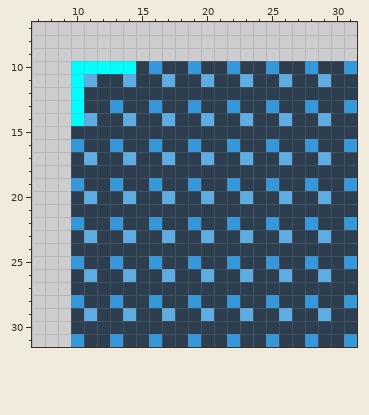
One commit to this pixel-art sprite: Assets/Sprites/Environment/Walls/inside_corner.png. The first picture shows the starting point.
The file is 32x32 pixels. Shown: x 7..31, y 7..31.
And afterwards:
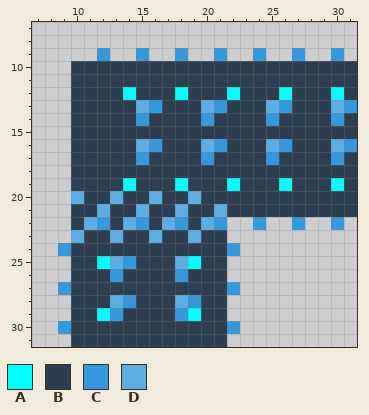
Palette (. is transparent): A #00ffff  B #2c3e50  C #3498db  D #5dade2
Change:
y 9: x 12 . -> C; x 15 . -> C; x 18 . -> C; x 21 . -> C; x 24 . -> C; x 27 . -> C; x 30 . -> C
y 10: x 10..14 AAAAA -> BBBBB; x 16 C -> B; x 19 C -> B; x 22 C -> B; x 25 C -> B; x 28 C -> B; x 31 C -> B
y 11: x 10..11 AD -> BB; x 14 D -> B; x 17 D -> B; x 20 D -> B; x 23 D -> B; x 26 D -> B; x 29 D -> B
y 12: x 10 A -> B; x 14 B -> A; x 18 B -> A; x 22 B -> A; x 26 B -> A; x 30 B -> A
y 13: x 10 A -> B; x 13 C -> B; x 15 B -> D; x 19..22 CBBC -> BDCB; x 25..26 CB -> DC; x 28 C -> B; x 30 B -> D
y 14: x 10..11 AD -> BB; x 14..15 DB -> BC; x 17 D -> B; x 20 D -> C; x 23 D -> B; x 25..26 BD -> CB; x 29..30 DB -> BC
y 16: x 10 C -> B; x 13 C -> B; x 15 B -> D; x 19..22 CBBC -> BDCB; x 25..26 CB -> DC; x 28 C -> B; x 30 B -> D
y 17: x 11 D -> B; x 14..15 DB -> BC; x 17 D -> B; x 20 D -> C; x 23 D -> B; x 25..26 BD -> CB; x 29..30 DB -> BC
y 19: x 10 C -> B; x 13..14 CB -> BA; x 16 C -> B; x 18..19 BC -> AB; x 22 C -> A; x 25..26 CB -> BA; x 28 C -> B; x 30..31 BC -> AB
y 20: x 10..11 BD -> DB; x 13..14 BD -> DB; x 16..17 BD -> DB; x 19..20 BD -> DB; x 23 D -> B; x 26 D -> B; x 29 D -> B
y 21: x 12 B -> D; x 15 B -> D; x 18 B -> D; x 21 B -> D
y 22: x 10..31 CBBCBBCBBCBBCBBCBBCBBC -> BDCBDCBDCBDC..C..C..C.
y 23: x 10..11 BD -> DB; x 13..14 BD -> DB; x 16..17 BD -> DB; x 19..20 BD -> DB; x 22..31 BDBBDBBDBB -> ..........
y 24: x 9 . -> C; x 22..31 BBBBBBBBBB -> C.........
y 25: x 10 C -> B; x 12..14 BCB -> ADC; x 16 C -> B; x 18..19 BC -> DA; x 22..31 CBBCBBCBBC -> ..........
y 26: x 11 D -> B; x 13..14 BD -> CB; x 17..18 DB -> BC; x 20 D -> B; x 22..31 BDBBDBBDBB -> ..........
y 27: x 9 . -> C; x 22..31 BBBBBBBBBB -> C.........
y 28: x 10 C -> B; x 13..14 CB -> DC; x 16 C -> B; x 18 B -> D; x 22..31 CBBCBBCBBC -> ..........
y 29: x 11..14 DBBD -> BACB; x 17..20 DBBD -> BCAB; x 22..31 BDBBDBBDBB -> ..........
y 30: x 9 . -> C; x 22..31 BBBBBBBBBB -> C.........
y 31: x 10 C -> B; x 13 C -> B; x 16 C -> B; x 19 C -> B; x 22..31 CBBCBBCBBC -> ..........
Boxes around the changes in both pictures, in picture pixels (x1, y1, x2, y2):
changed: (58, 48, 357, 347)
